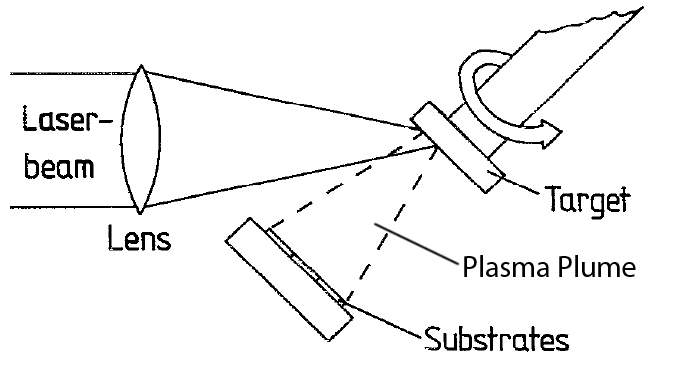
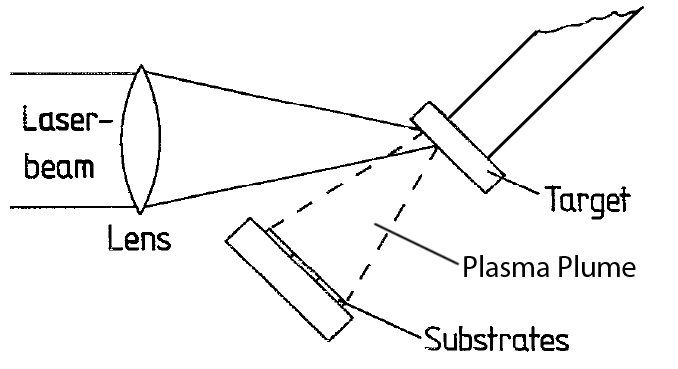
The second (678, 369) image is a revision of the first. Changes to its layers:
added layer "Shape 2" above "Shape 1" over bbox(488, 13, 637, 158)
added layer "Shape 1" above "Layer 5" over bbox(448, 30, 538, 119)
added layer "Layer 5" above "Layer 3" over bbox(448, 13, 638, 158)
painted on "Layer 3" over bbox(448, 32, 573, 158)
